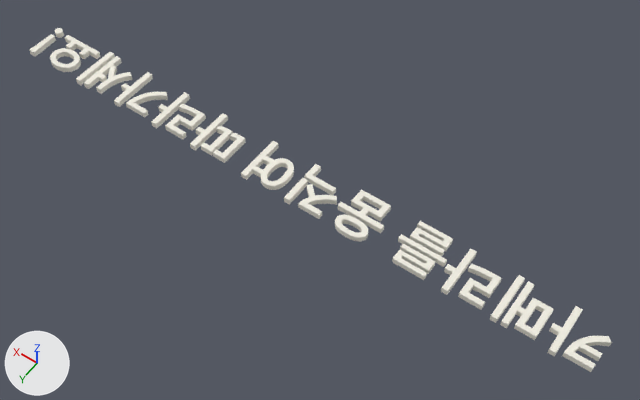
The FBX model AR Project/Assets/Test/YooJin/Asset/UI/followUI.fbx, before and after one commit.
The view is the same before and after, from a 50 mm lens placed at (-5.39, 6.63, 9.89), pointed at (-0.72, 0.09, -0.37). The lights are fixed; the arrows at lower left show +X, +Y and +Z.

Names of what the first picture shows: 'Text'.
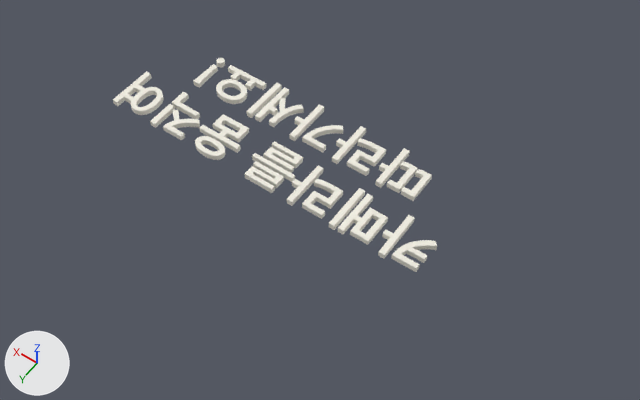
Patch to the scene script:
```diff
--- a/AR Project/Assets/Test/YooJin/Asset/UI/followUI.fbx.py
+++ b/AR Project/Assets/Test/YooJin/Asset/UI/followUI.fbx.py
@@ me_text @@
-me_text.from_pydata(...)  # 4000 vertices, 5912 faces; spans x 0.04..9.91, y -0.12..0.65, z 0.0..0.09
+me_text.from_pydata(...)  # 4000 vertices, 5912 faces; spans x -2.77..2.7, y -1.12..0.65, z 0.0..0.09
+# me_text part 1: the loose piece of 8 vertices spanning x 9.79..9.9, y 0.14..0.61, z 0.0..0.09 is moved by (-7.94, -1.0, 0.0)
+# me_text part 2: the loose piece of 24 vertices spanning x 8.94..9.65, y -0.01..0.2, z 0.0..0.09 is moved by (-7.94, -1.0, 0.0)
+# me_text part 3: the loose piece of 8 vertices spanning x 8.72..8.81, y -0.12..0.65, z 0.0..0.09 is moved by (-7.94, -1.0, 0.0)
+# me_text part 4: the loose piece of 264 vertices spanning x 8.14..8.65, y -0.1..0.64, z 0.0..0.09 is moved by (-7.94, -1.0, 0.0)
+# me_text part 5: the loose piece of 16 vertices spanning x 0.54..0.75, y -0.11..0.65, z 0.0..0.09 is moved by (-0.57, -1.0, 0.0)
+# me_text part 6: the loose piece of 272 vertices spanning x 7.4..7.81, y 0.04..0.59, z 0.0..0.09 is moved by (-7.94, -1.0, 0.0)
+# me_text part 7: the loose piece of 16 vertices spanning x 2.08..2.29, y -0.11..0.65, z 0.0..0.09 is moved by (-2.88, -1.0, 0.0)
+# me_text part 8: the loose piece of 168 vertices spanning x 1.61..2.04, y 0.06..0.59, z 0.0..0.09 is moved by (-2.88, -1.0, 0.0)
+# me_text part 9: the loose piece of 16 vertices spanning x 6.37..6.58, y -0.11..0.65, z 0.0..0.09 is moved by (-7.94, -1.0, 0.0)
+# me_text part 10: the loose piece of 88 vertices spanning x 5.87..6.09, y 0.09..0.58, z 0.0..0.09 is moved by (-7.94, -1.0, 0.0)
+# me_text part 11: the loose piece of 112 vertices spanning x 6.11..6.34, y 0.09..0.58, z 0.0..0.09 is moved by (-7.94, -1.0, 0.0)
+# me_text part 12: the loose piece of 548 vertices spanning x 4.89..5.51, y -0.11..0.65, z 0.0..0.09 is moved by (-2.8, 0.0, 0.0)
+# me_text part 13: the loose piece of 8 vertices spanning x 4.64..4.74, y 0.2..0.65, z 0.0..0.09 is moved by (-2.8, 0.0, 0.0)
+# me_text part 14: the loose piece of 394 vertices spanning x 4.1..4.61, y 0.2..0.62, z 0.0..0.09 is moved by (-2.8, 0.0, 0.0)
+# me_text part 15: the loose piece of 12 vertices spanning x 4.24..4.74, y -0.12..0.17, z 0.0..0.09 is moved by (-2.8, 0.0, 0.0)
+# me_text part 16: the loose piece of 32 vertices spanning x 3.32..4.05, y -0.1..0.32, z 0.0..0.09 is moved by (-2.8, 0.0, 0.0)
+# me_text part 17: the loose piece of 24 vertices spanning x 2.45..2.96, y 0.34..0.63, z 0.0..0.09 is moved by (-2.8, 0.0, 0.0)
+# me_text part 18: the loose piece of 8 vertices spanning x 2.33..3.06, y 0.23..0.3, z 0.0..0.09 is moved by (-2.8, 0.0, 0.0)
+# me_text part 19: the loose piece of 24 vertices spanning x 2.44..2.97, y -0.11..0.18, z 0.0..0.09 is moved by (-2.8, 0.0, 0.0)
+# me_text part 20: the loose piece of 16 vertices spanning x 7.14..7.35, y -0.11..0.65, z 0.0..0.09 is moved by (-7.86, 0.0, 0.0)
+# me_text part 21: the loose piece of 168 vertices spanning x 6.67..7.1, y 0.06..0.59, z 0.0..0.09 is moved by (-7.86, 0.0, 0.0)
+# me_text part 22: the loose piece of 8 vertices spanning x 1.36..1.45, y -0.11..0.65, z 0.0..0.09 is moved by (-2.8, 0.0, 0.0)
+# me_text part 23: the loose piece of 32 vertices spanning x 0.84..1.3, y -0.1..0.64, z 0.0..0.09 is copied, and the copy is moved by (-2.8, 0.0, 0.0); it spans x -1.96..-1.5, y -0.1..0.64, z 0.0..0.09
+# me_text part 24: the loose piece of 16 vertices spanning x 7.91..8.12, y -0.11..0.65, z 0.0..0.09 is moved by (-10.17, 0.0, 0.0)
+# me_text part 25: the loose piece of 374 vertices spanning x 0.04..0.46, y 0.05..0.59, z 0.0..0.09 is moved by (-2.8, 0.0, 0.0)
+# me_text part 26: a new loose piece of 672 vertices spanning x 1.1..1.61, y -0.79..-0.38, z 0.0..0.09, in mat_material_001 (white #f1eee2)
+# me_text part 27: a new loose piece of 192 vertices spanning x 1.84..1.98, y -1.05..-0.92, z 0.0..0.09, in mat_material_001 (white #f1eee2)
+# me_text part 28: the loose piece of 672 vertices spanning x 9.04..9.55, y 0.21..0.62, z 0.0..0.09 is deleted
+# me_text part 29: the loose piece of 480 vertices spanning x 3.43..3.94, y 0.36..0.65, z 0.0..0.09 is deleted
+# me_text part 30: the loose piece of 192 vertices spanning x 9.78..9.91, y -0.05..0.08, z 0.0..0.09 is deleted
+# me_text part 31: 30 vertices removed from x 0.84..1.3, y -0.1..0.64, z 0.0..0.09; 478 vertices added at x 0.63..1.13, y 0.36..0.65, z 0.0..0.09
 me_text.materials.append(mat_material_001)
@@ ob_text @@
 ob_text = bpy.data.objects.new('Text', me_text)
-ob_text.location = (-5.23, 0.0, 0.0)
+ob_text.location = (0.09, 0.0, 0.0)
```

Changed parts and their boxes (x1, y1, x2, y2) in the pictures (640 x 400 px; the box of a moved part takes in the faces that stretch with it):
'Text', reshaped, moved (44% narrower, 38% shorter): before (29, 28, 611, 372); after (113, 58, 437, 272)
part 1 of me_text, moved or reshaped: before (29, 34, 56, 57); after (193, 64, 218, 88)
part 2 of me_text, moved or reshaped: before (65, 35, 100, 59); after (228, 65, 266, 90)
part 3 of me_text, moved or reshaped: before (76, 52, 115, 85); after (246, 83, 282, 118)
part 4 of me_text, moved or reshaped: before (84, 56, 132, 94); after (255, 87, 304, 127)
part 5 of me_text, moved or reshaped: before (548, 306, 583, 356); after (289, 104, 324, 141)
part 6 of me_text, moved or reshaped: before (126, 92, 168, 117); after (302, 125, 343, 152)
part 7 of me_text, moved or reshaped: before (441, 249, 477, 295); after (332, 126, 366, 164)
part 8 of me_text, moved or reshaped: before (458, 264, 502, 310); after (347, 138, 386, 176)
part 9 of me_text, moved or reshaped: before (190, 113, 228, 151); after (375, 148, 410, 188)
part 10 of me_text, moved or reshaped: before (213, 133, 246, 163); after (401, 169, 432, 201)
part 11 of me_text, moved or reshaped: before (201, 126, 233, 156); after (387, 161, 418, 193)
part 12 of me_text, moved or reshaped: before (241, 141, 294, 190); after (113, 71, 164, 115)
part 13 of me_text, moved or reshaped: before (284, 178, 308, 205); after (150, 104, 175, 128)
part 14 of me_text, moved or reshaped: before (298, 184, 337, 219); after (163, 110, 200, 140)
part 15 of me_text, moved or reshaped: before (304, 164, 336, 195); after (171, 92, 200, 119)
part 16 of me_text, moved or reshaped: before (338, 189, 391, 233); after (199, 114, 249, 153)
part 17 of me_text, moved or reshaped: before (392, 244, 435, 280); after (244, 161, 284, 193)
part 18 of me_text, moved or reshaped: before (398, 234, 447, 267); after (252, 153, 295, 182)
part 19 of me_text, moved or reshaped: before (410, 221, 453, 257); after (263, 141, 303, 173)
part 20 of me_text, moved or reshaped: before (151, 92, 190, 128); after (286, 165, 323, 206)
part 21 of me_text, moved or reshaped: before (165, 104, 206, 139); after (302, 179, 343, 219)
part 22 of me_text, moved or reshaped: before (490, 275, 525, 323); after (329, 188, 365, 230)
part 23 of me_text, added: after (338, 194, 388, 245)
part 24 of me_text, moved or reshaped: before (114, 72, 153, 107); after (378, 215, 415, 259)
